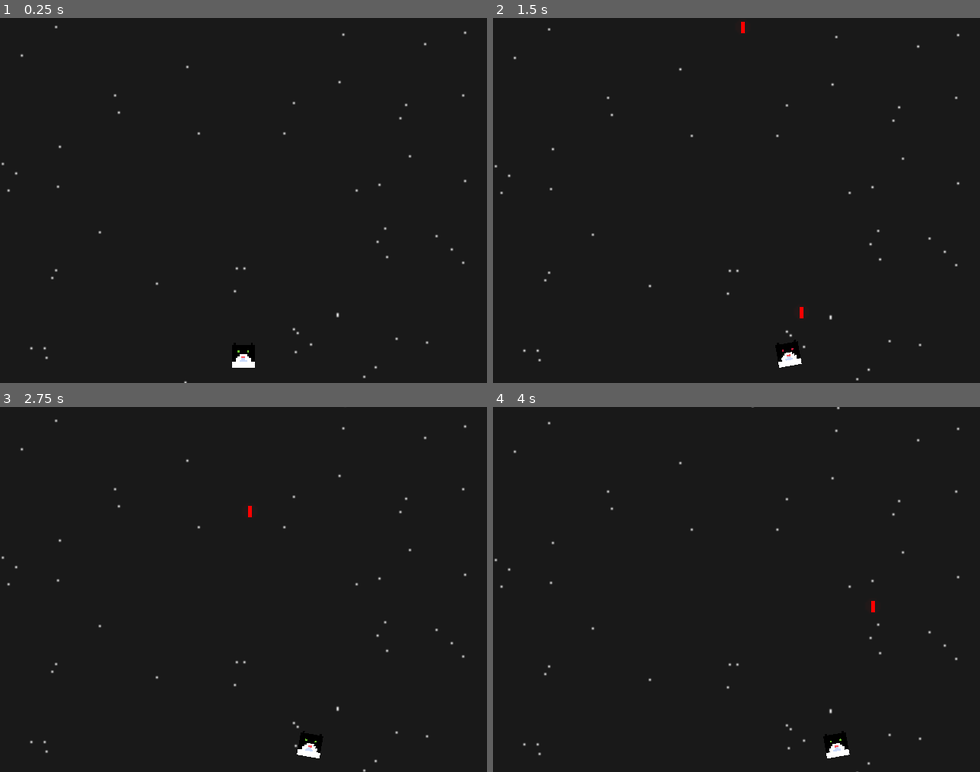
Above: before the commit, frames 1-4 (two rows, left to right).
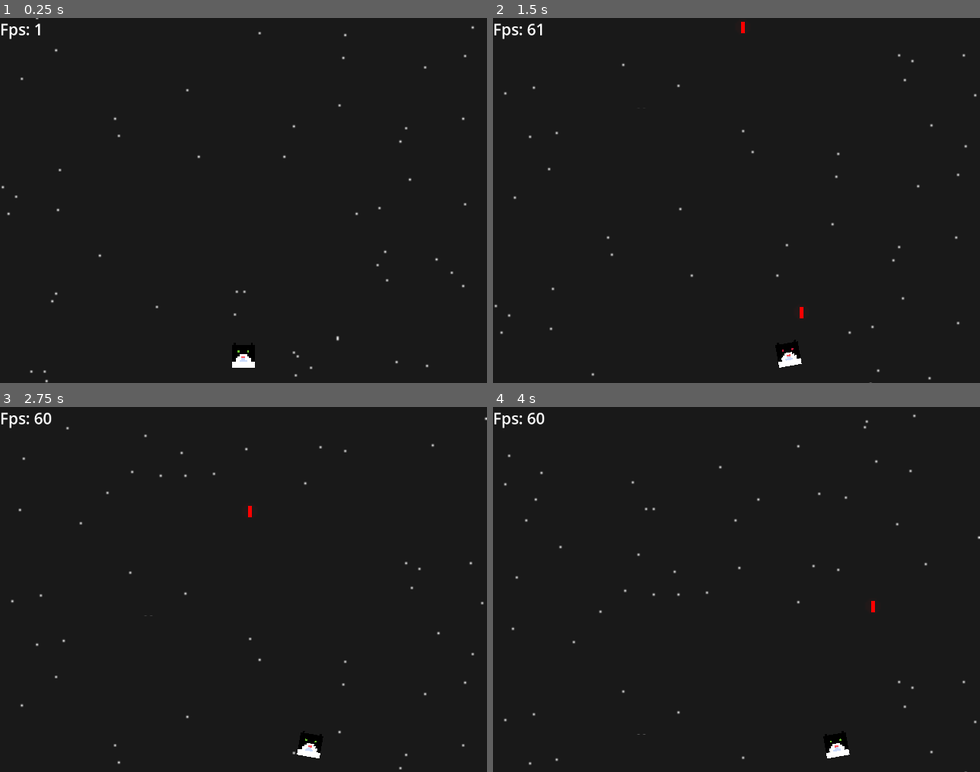
Above: after the commit, the same moments.

Repository: mrborghini/cat-game
Game: Godot game, scene res://Scenes/main.tscn
Same seed, same stepped clock (60 frames per second), same inputs: the game is played once before the commit and once after it.
Inputs (mouse positions are in pixels of both pictures, inside the frame that each line leads up to):
- Up to frame 1 (0.25 s): no input
- Up to frame 2 (1.5 s): move the mouse to (595, 87) at 0.52 s; hold D (right) 0.53-1.28 s; click (595, 87) at 0.6 s; move the mouse to (639, 218) at 1.27 s; hold A (left) from 1.28 s (still down); click (639, 218) at 1.35 s
- Up to frame 3 (2.75 s): move the mouse to (292, 509) at 2.02 s; release A (left) at 2.03 s; hold D (right) from 2.03 s (still down); click (292, 509) at 2.1 s
- Up to frame 4 (4 s): move the mouse to (712, 662) at 2.77 s; click (712, 662) at 2.85 s; move the mouse to (882, 644) at 3.52 s; release D (right) at 3.53 s; hold A (left) from 3.53 s (still down); click (882, 644) at 3.6 s

The runs differ from the first frame. In frame 1, 0.6% of the frame differs, in the area x 0-98%, y 0-100%; in frame 2, 0.6%; in frame 3, 0.7%; in frame 4, 0.7%, in the area x 0-100%, y 0-100%.

Commit message:
Added infinite scrolling

Diff:
--- a/Scenes/main.tscn
+++ b/Scenes/main.tscn
@@ -6,6 +6,7 @@
 
 [node name="World" type="Node2D"]
 script = ExtResource("1_617ei")
+scroll_speed = 50.0
 
 [node name="Camera2D" type="Camera2D" parent="."]
 zoom = Vector2(2.5, 2.5)
--- a/Scenes/ui.tscn
+++ b/Scenes/ui.tscn
@@ -17,4 +17,3 @@
 theme_override_font_sizes/normal_font_size = 30
 text = "Fps:"
 script = ExtResource("1_x8vme")
-show_fps = false
--- a/Scripts/world.gd
+++ b/Scripts/world.gd
@@ -7,9 +7,10 @@
 @export var primary_color: Color = Color(0.1, 0.1, 0.1)
 @export var secondary_color: Color = Color(1, 1, 1)
 @export var scroll_speed: float = 1
-var cscript: Script = load("res://Scripts/background-move.gd")
 
-func generate_background() -> void:
+var sprite_deletion_count: int = 0
+
+func generate_background() -> ImageTexture:
 	var image: Image = Image.create(WIDTH, HEIGHT, false, Image.FORMAT_RGB8)
 
 	# Generate pixels
@@ -19,15 +20,36 @@
 			image.set_pixel(x, y, color)
 
 	# Create a texture from the image
-	var texture: ImageTexture = ImageTexture.create_from_image(image)
+	return ImageTexture.create_from_image(image)
 
-	# Display the texture
+func _ready() -> void:
+	var texture: ImageTexture = generate_background()
+
 	var sprite: Sprite2D = Sprite2D.new()
 	sprite.texture = texture
+	sprite.position = Vector2(0, 0)
 	sprite.z_index = -1
-	sprite.set_script(cscript)
-	sprite.scroll_speed = scroll_speed
 	add_child(sprite)
 
-func _ready() -> void:
-	generate_background()
+	var second_sprite: Sprite2D = Sprite2D.new()
+	second_sprite.texture = texture
+	second_sprite.position = Vector2(0, HEIGHT)
+	second_sprite.z_index = -1
+	add_child(second_sprite)
+
+	set_process(true)
+
+func _process(delta: float) -> void:
+	for child in get_children():
+		if child is Sprite2D:
+			child.position.y += scroll_speed * delta
+
+			if child.position.y >= HEIGHT:
+				child.queue_free()
+
+				var new_sprite: Sprite2D = Sprite2D.new()
+				var texture: ImageTexture = generate_background()
+				new_sprite.texture = texture
+				new_sprite.position = Vector2(0, -HEIGHT + 5)
+				new_sprite.z_index = -1
+				add_child(new_sprite)
--- a/project.godot
+++ b/project.godot
@@ -31,6 +31,7 @@
 window/size/viewport_width=640
 window/size/viewport_height=480
 window/size/resizable=false
+window/vsync/vsync_mode=0
 window/warnings/int_as_enum_without_match=2
 window/warnings/int_as_enum_without_cast=2
 window/warnings/redundant_await=2
